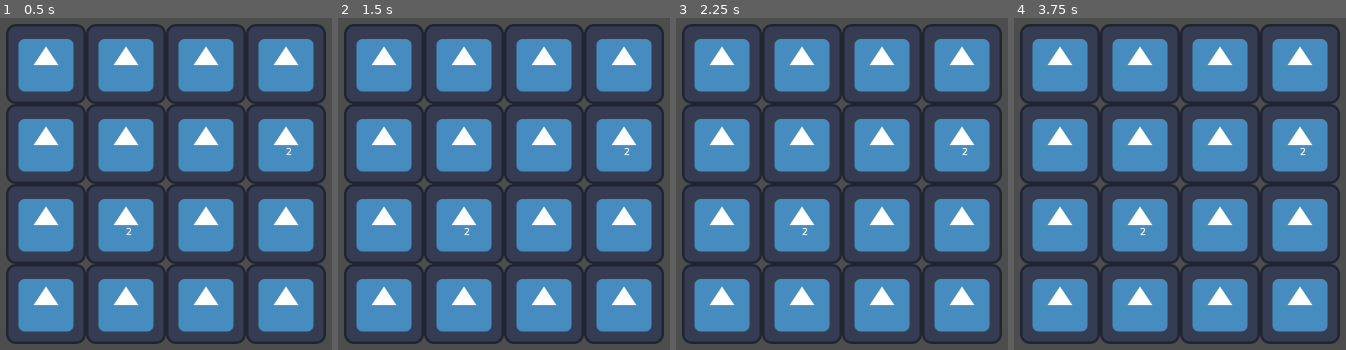
Above: before the commit, frames 1-4 (left to right).
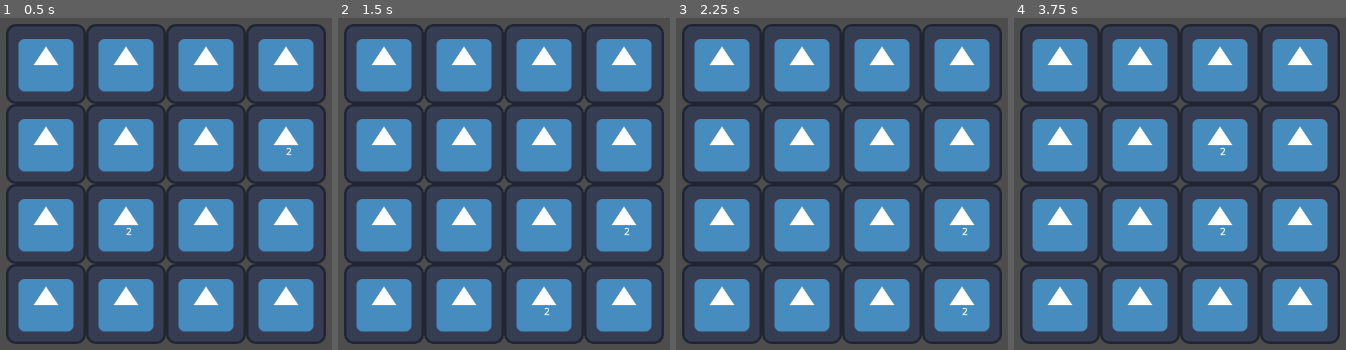
Above: after the commit, the same moments.

Repository: asa-kaya/2048TD
Game: Godot game, scene res://game.tscn
Two runs of this game, one before a commit and one after it. Both use one fixed random seed, a clock stepped at 60 frames per second and the inputs below. The engine's default icon, where the game draws it, is replaced by a stand-in: a white triangle on a blue panel in a dark square.
Inputs:
- Up to frame 1 (0.5 s): no input
- Up to frame 2 (1.5 s): tap Enter at 0.5 s; hold D (shift_right) 0.53-1.28 s; tap Space at 1.25 s; hold S (shift_down) from 1.28 s (still down)
- Up to frame 3 (2.25 s): tap Enter at 2 s; release S (shift_down) at 2.03 s; hold D (shift_right) from 2.03 s (still down)
- Up to frame 4 (3.75 s): tap Space at 2.75 s; release D (shift_right) at 2.78 s; hold W (shift_up) 2.78-3.53 s; tap Enter at 3.5 s; hold A (shift_left) from 3.53 s (still down)

Frame 1 is identical in both runs. In frame 2, less than 0.1% of the frame differs, in the area x 37-88%, y 39-90%; in frame 3, less than 0.1%; in frame 4, less than 0.1%.

Commit message:
shifting mechanism wip

Diff:
--- a/cell/cell.gd
+++ b/cell/cell.gd
@@ -21,11 +21,12 @@
 	return grid.get_neighbor_cell(self, direction)
 
 func update_object():
+	if object:
+		object.queue_free()
+		object = null
+
 	if value == 0:
 		return
-
-	if object:
-		object.queue_free()
 
 	var idx := int(log(value) / log(2)) - 1
 	object = object_pool[idx].duplicate()
--- a/game_manager.gd
+++ b/game_manager.gd
@@ -28,5 +28,12 @@
 #func _process(delta):
 	#run_manager.process(delta)
 
-#func _input(event):
-	#run_manager.input(event)
+func _unhandled_input(event):
+	if Input.is_action_just_pressed("shift_up"):
+		grid.shift(Grid.Direction.UP)
+	elif Input.is_action_just_pressed("shift_left"):
+		grid.shift(Grid.Direction.LEFT)
+	elif Input.is_action_just_pressed("shift_down"):
+		grid.shift(Grid.Direction.DOWN)
+	elif Input.is_action_just_pressed("shift_right"):
+		grid.shift(Grid.Direction.RIGHT)
--- a/grid/grid.gd
+++ b/grid/grid.gd
@@ -1,11 +1,11 @@
 class_name Grid
 extends Node2D
 
-@export var cell: PackedScene
+@export var cell_prefab: PackedScene
 @export var object_pool: Array[Node2D]
 #@onready var test := preload("res://battleships/common/cell_item/tiles/sea/sea_tile.tscn")
 
-enum Direction { TOPLEFT, TOP, TOPRIGHT, LEFT, RIGHT, BOTTOMLEFT, BOTTOM, BOTTOMRIGHT }
+enum Direction { UP, LEFT, DOWN, RIGHT }
 
 var grid: Array[Cell]
 var cell_size: int
@@ -20,10 +20,10 @@
 	self.cell_size = size
 	self.reversed = reverse
 
-	# add a cell node for all 0 cells
+	# add a cell_prefab node for all 0 cells
 	var grid_pixel_size = Vector2(size * width, size * grid_height)
 	for i in range(grid_layout.size()):
-		var c: Cell = cell.instantiate()
+		var c: Cell = cell_prefab.instantiate()
 		grid.append(c)
 		var cell_x: int = i % width
 		var cell_y: int = int(i / width)
@@ -37,9 +37,83 @@
 		add_child(c)
 
 		c.update_object()
-		#c.area.collision_layer = 2 if is_player else 4
-		#c.area.collision_mask = 2 if is_player else 4
 
+
+func shift(direction: Direction):
+	print("shifting " + str(direction))
+
+	var shift_dir := Vector2i.ZERO
+	var scan_dir := Vector2i.ZERO
+	var start_x := 0
+	var start_y := 0
+	var end_x := 0
+	var end_y := 0
+
+	if direction == Direction.UP:
+		shift_dir = Vector2i.UP
+		scan_dir = Vector2i(1, 1)
+		end_x = grid_height
+		end_y = grid_height
+	elif direction == Direction.LEFT:
+		shift_dir = Vector2i.LEFT
+		scan_dir = Vector2i(1, 1)
+		end_x = grid_height
+		end_y = grid_height
+	elif direction == Direction.DOWN:
+		shift_dir = Vector2i.DOWN
+		scan_dir = Vector2i(-1, -1)
+		start_x = grid_height - 1
+		start_y = grid_height - 1
+		end_x =  - 1
+		end_y =  - 1
+	elif direction == Direction.RIGHT:
+		shift_dir = Vector2i.RIGHT
+		scan_dir = Vector2i(-1, -1)
+		start_x = grid_height - 1
+		start_y = grid_height - 1
+		end_x =  - 1
+		end_y =  - 1
+
+	for x in range(start_x, end_x, scan_dir.x):
+		for y in range(start_y, end_y, scan_dir.y):
+			try_shift_cell_at(Vector2i(x, y), shift_dir)
+
+func try_shift_cell_at(grid_position: Vector2i, direction: Vector2i) -> bool:
+	var current_cell := get_cell(grid_position.x, grid_position.y)
+
+	if current_cell.value == 0:
+		return false
+
+	var next_cell := get_cell(grid_position.x + direction.x, grid_position.y + direction.y, true)
+
+	print("%d, %d" % [grid_position.x + direction.x, grid_position.y + direction.y])
+	if next_cell and (current_cell.value == next_cell.value or next_cell.value == 0):
+		next_cell.value += current_cell.value
+		current_cell.value = 0
+		next_cell.update_object()
+		current_cell.update_object()
+		return true
+	else:
+		return false
+
+func get_last_valid_cell_in_direction(grid_position: Vector2i, direction: Vector2i, value: int, cell: Cell) -> Cell:
+	var next_position := Vector2i(grid_position.x + direction.x, grid_position.y + direction.y)
+	var next_cell := get_cell(next_position.x, next_position.y, true)
+
+	if next_cell == null or value != next_cell.value or next_cell.value != 0:
+		return cell
+	else:
+		return get_last_valid_cell_in_direction(next_position, direction, value, next_cell)
+
+
+func get_cell(x: int, y: int, supress_out_of_range: bool = false) -> Cell:
+	if not supress_out_of_range:
+		assert(x >= 0 or x < grid_width, "x index out of range (x = %d)." % x)
+		assert(y >= 0 or y < grid_height, "y index out of range (y = %d)." % y)
+	elif (x < 0 or x > grid_width - 1) or (y < 0 or y > grid_height - 1):
+		return null
+
+	return grid[x + (grid_width * y)]
 
 func get_neighbor_cell(current_cell: Cell, direction: Vector2) -> Cell:
 	var cell_pos := grid.find(current_cell)
@@ -51,7 +125,6 @@
 
 	var neigh_index := cell_pos + (grid_width * direction.y) + direction.x
 	var x_valid := (cell_pos % grid_width + direction.x) >= 0 and (cell_pos % grid_width + direction.x) < grid_width
-	#print(str(cell_pos % grid_width + direction.x) + " < " + str(grid_width))
 	var y_valid := neigh_index >= 0 and neigh_index < grid.size()
 	if x_valid and y_valid:
 		return grid[cell_pos + (grid_width * direction.y) + direction.x]
--- a/grid/grid.tscn
+++ b/grid/grid.tscn
@@ -16,7 +16,7 @@
 
 [node name="Grid" type="Node2D" node_paths=PackedStringArray("object_pool")]
 script = ExtResource("1_yd2o0")
-cell = ExtResource("2_jxytg")
+cell_prefab = ExtResource("2_v2h00")
 object_pool = [NodePath("ObjectPool/Tower2"), NodePath("ObjectPool/Tower4"), NodePath("ObjectPool/Tower8"), NodePath("O …(251 unchanged characters)…
 
 [node name="ObjectPool" type="Node2D" parent="."]
Not shown: 1 places in grid/grid.tscn that only renumber resources
Not shown, changed: .gitignore
